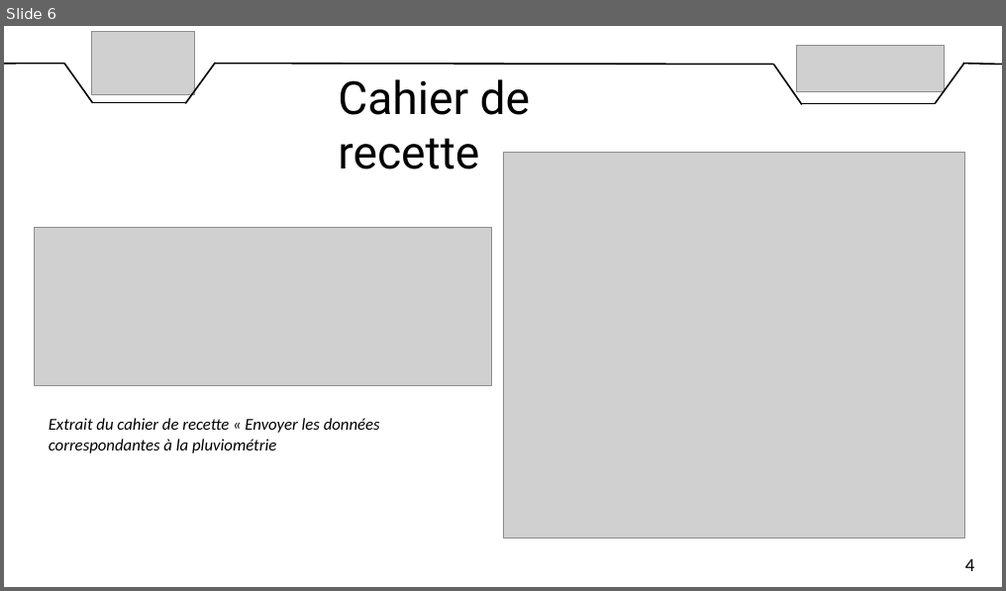
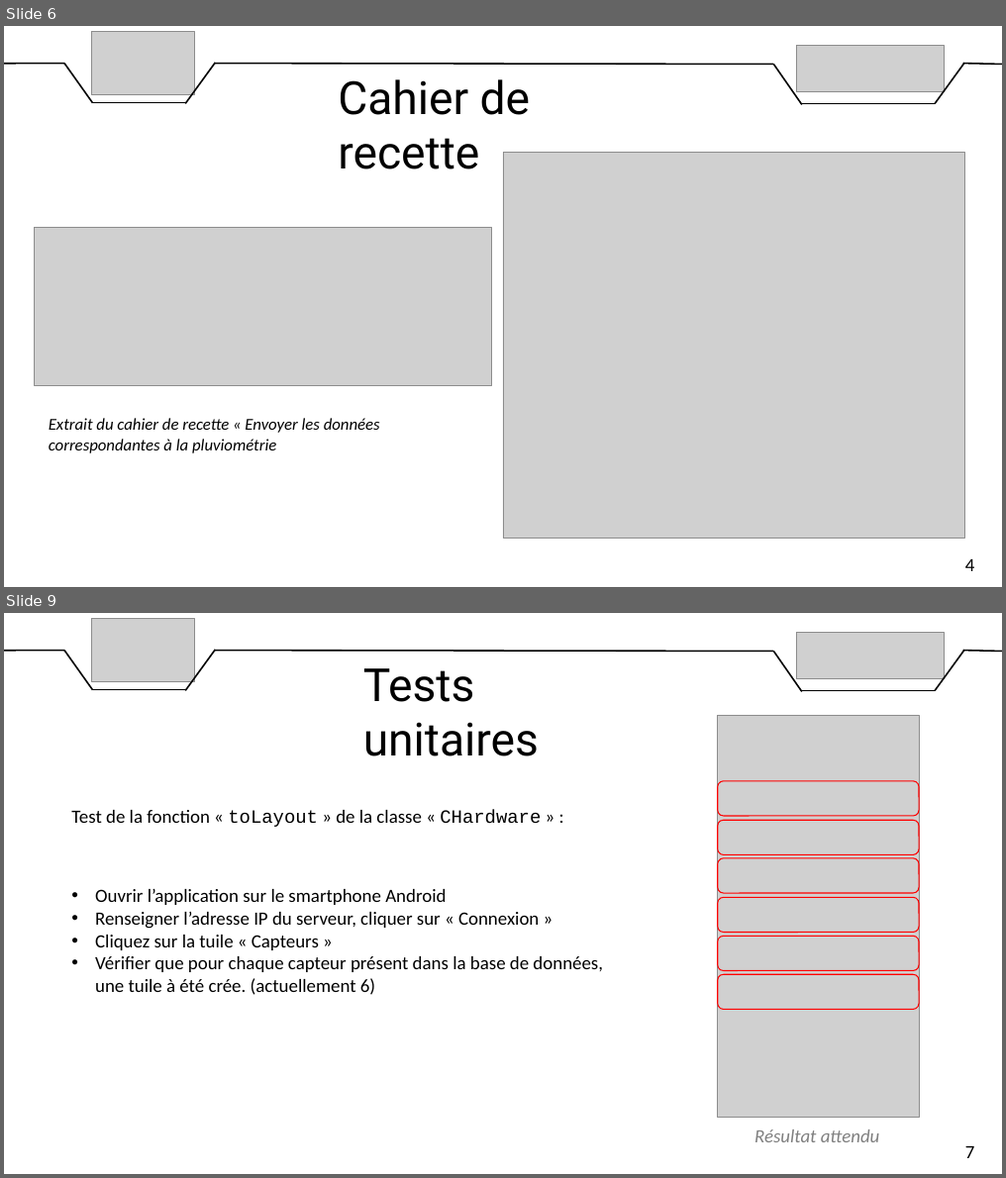
Before and after one commit to DylanChe/SupervisionSerre, a slide deck: oral_projet/revue_3/diaporama_revue_3_dylan.pptx. Shown one above the other, each under a label of ours: slide 6 before the commit, slides 6 and 9 after it; the slides between them are not shown. The pictures are 1006x591 and 1006x1178 pixels, drawn with LibreOffice and Linux fonts; fonts in the diff are those of the drawing; grey boxes stand for pictures. Boxes give left, top, right and bottom in pixels: in the first picture for what was removed or moved away, otherwise in the second. Text is boxed around its words. In the diff, an @@ line names an element or a change of style, - is before the commit and + after.

```diff
--- a/oral_projet/revue_3/diaporama_revue_3_dylan.pptx
+++ b/oral_projet/revue_3/diaporama_revue_3_dylan.pptx
@@ slide 9 added at (x1=4, y1=613, x2=1002, y2=1174), background #FFFFFF @@
@@ picture added at (x1=91, y1=618, x2=195, y2=682) @@
@@ picture added at (x1=797, y1=633, x2=944, y2=679) @@
@@ line added from (4, 651) to (64, 651), #000000 1.5 pt @@
@@ line added from (64, 651) to (92, 690), #000000 1.5 pt @@
@@ line added from (215, 650) to (185, 691), #000000 1.5 pt @@
@@ line added from (214, 651) to (773, 652), #000000 1.5 pt @@
@@ text added at (x1=363, y1=668, x2=539, y2=757), 44 pt, text #000000 @@
+Tests unitaires
@@ line added from (773, 652) to (802, 691), #000000 1.5 pt @@
@@ line added from (964, 650) to (935, 691), #000000 1.5 pt @@
@@ line added from (963, 651) to (1002, 652), #000000 1.5 pt @@
@@ line added from (92, 690) to (187, 690), #000000 1.5 pt @@
@@ line added from (802, 691) to (935, 691), #000000 1.5 pt @@
@@ text added at (x1=71, y1=810, x2=541, y2=827), 18 pt, text #000000 @@
+Test de la fonction « toLayout » de la classe « CHardware » :
@@ text added at (x1=95, y1=889, x2=603, y2=995), 18 pt, text #000000 @@
+• Ouvrir l’application sur le smartphone Android
+• Renseigner l’adresse IP du serveur, cliquer sur « Connexion »
+• Cliquez sur la tuile « Capteurs »
+• Vérifier que pour chaque capteur présent dans la base de données, une tuile à été crée. (actuellement 6)
@@ group added at (x1=718, y1=715, x2=919, y2=1117): 6 rounded rectangles, 1 picture @@
@@ text added at (x1=754, y1=1130, x2=880, y2=1143), 18 pt, text #808080, italic @@
+Résultat attendu
@@ text added at (x1=965, y1=1147, x2=975, y2=1158), 18 pt, text #000000 @@
+7
```
Also in this commit, not shown: 2 slides changed, 1 other slide added, 2 other files.
